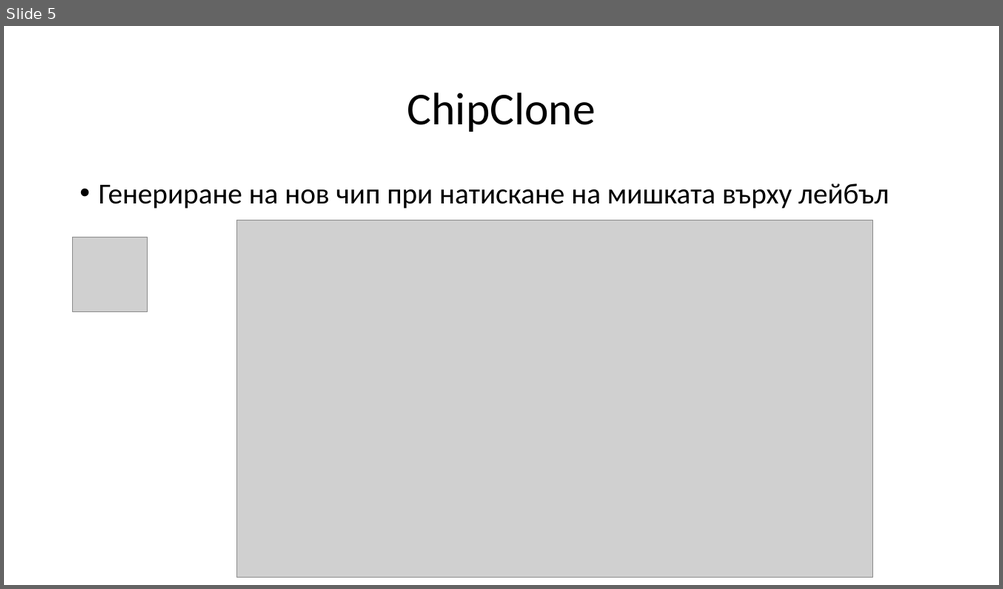
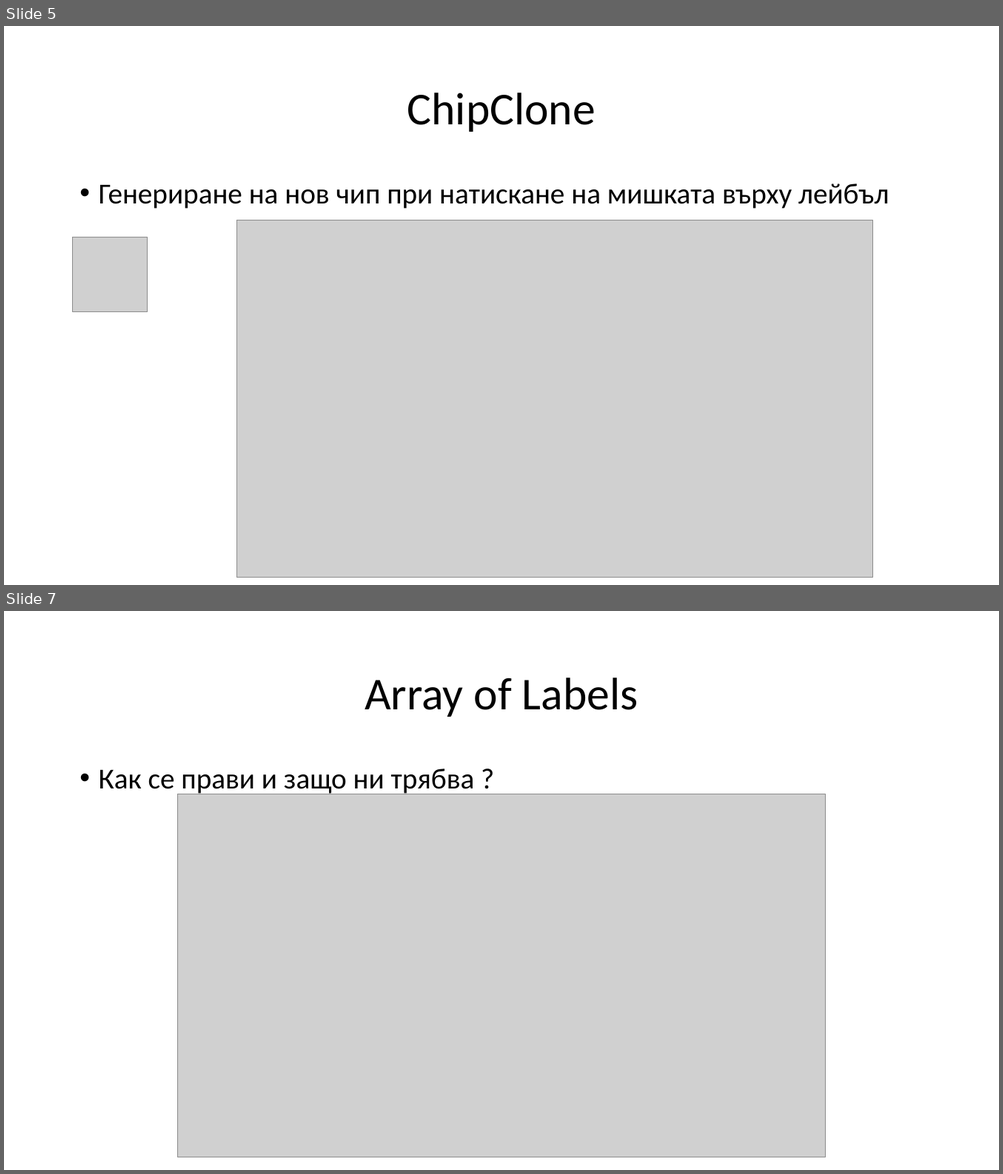
Before and after one commit to moplest/dsfsfdfds, a slide deck: Prezentaciq/problemiii.pptx. Shown one above the other, each under a label of ours: slide 5 before the commit, slides 5 and 7 after it; the slides between them are not shown. The pictures are 1003x589 and 1003x1174 pixels, drawn with LibreOffice and Linux fonts; fonts in the diff are those of the drawing; grey boxes stand for pictures. Boxes give left, top, right and bottom in pixels: in the first picture for what was removed or moved away, otherwise in the second. Text is boxed around its words. In the diff, an @@ line names an element or a change of style, - is before the commit and + after.

```diff
--- a/Prezentaciq/problemiii.pptx
+++ b/Prezentaciq/problemiii.pptx
@@ slide 7 added at [4,611,999,1170], background #FFFFFF @@
@@ title added at [364,678,638,717], 44 pt, text #000000 @@
+Array of Labels
@@ text added at [99,769,475,796], 28 pt, text #000000 @@
+• Как се прави и защо ни трябва ?
@@ picture added at [178,794,825,1158] @@
```
Also in this commit, not shown: 3 slides changed, 4 other slides added, 8 other files.
